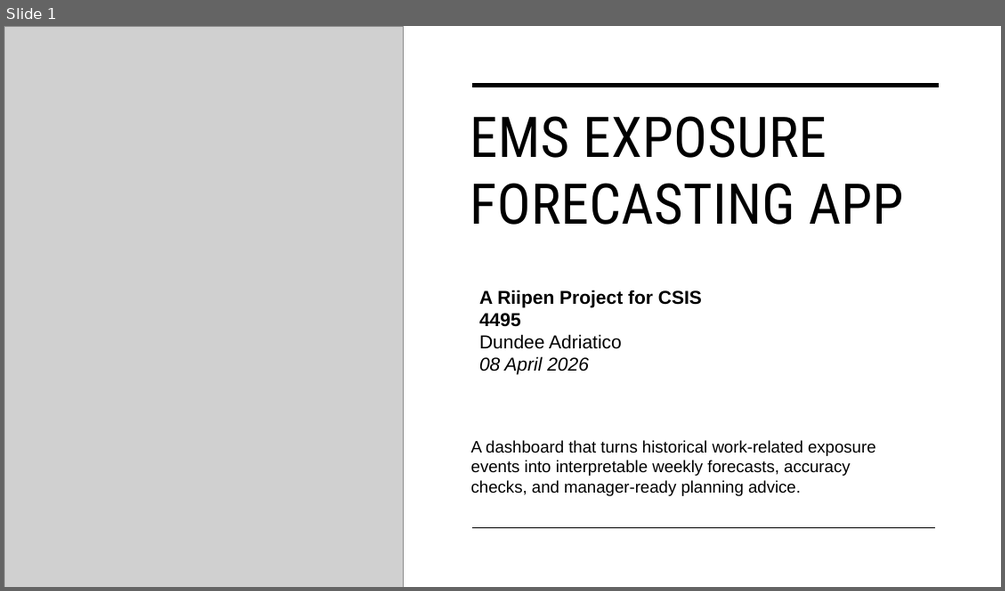
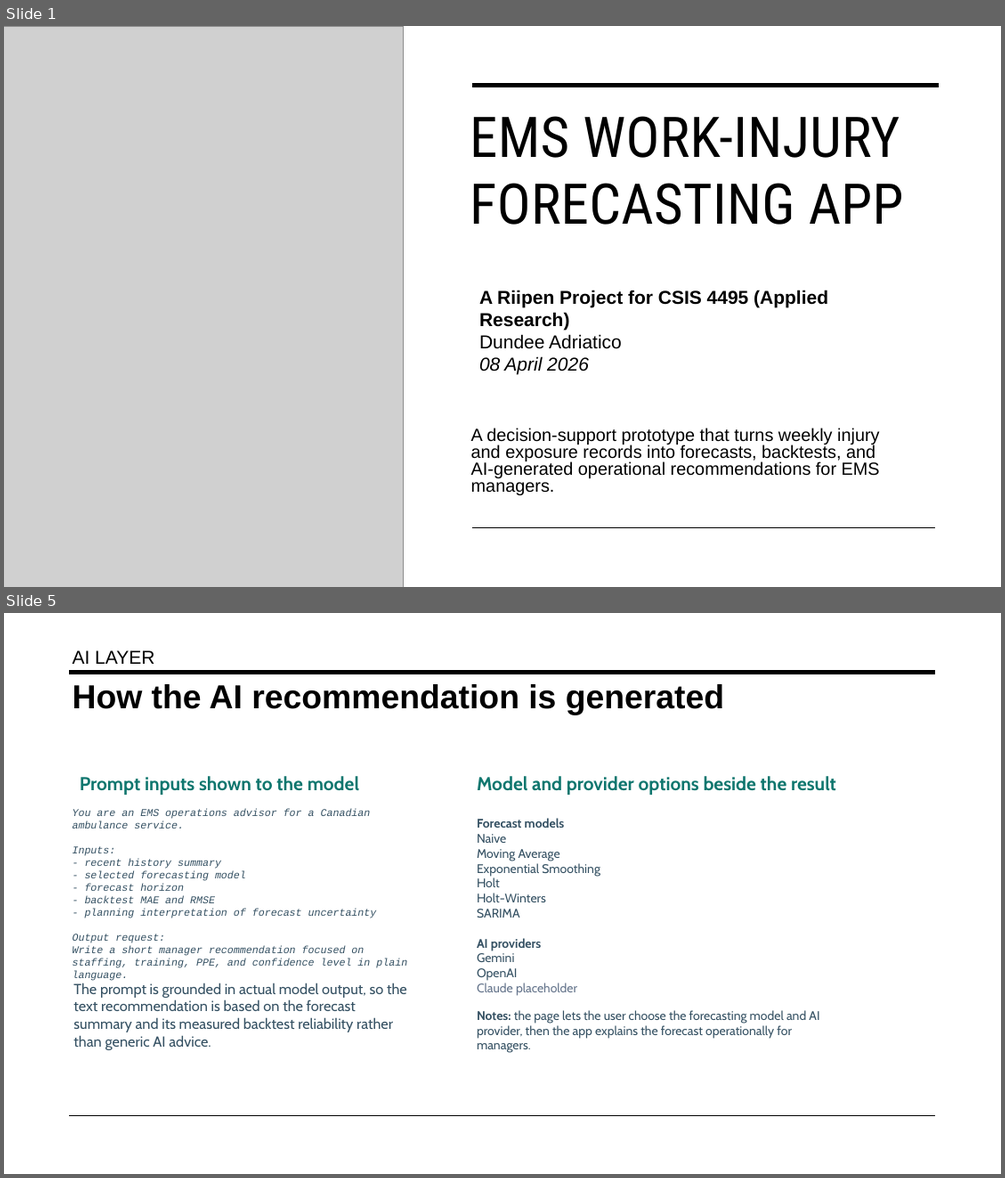
Before and after one commit to dondemici/W26_4495_S2_DundeeA, a slide deck: DocumentsAndReports/EMS Exposure Forecasting App Deck.pptx. Shown one above the other, each under a label of ours: slide 1 before the commit, slides 1 and 5 after it; the slides between them are not shown. The pictures are 1005x591 and 1005x1178 pixels, drawn with LibreOffice and Linux fonts; fonts in the diff are those of the drawing; grey boxes stand for pictures. Boxes give left, top, right and bottom in pixels: in the first picture for what was removed or moved away, otherwise in the second. Text is boxed around its words. In the diff, an @@ line names an element or a change of style, - is before the commit and + after.

```diff
--- a/DocumentsAndReports/EMS Exposure Forecasting App Deck.pptx
+++ b/DocumentsAndReports/EMS Exposure Forecasting App Deck.pptx
@@ slide 5 added at (4,613,1001,1174), background #FFFFFF @@
@@ text added at (73,650,154,664), 18 pt, text #000000 @@
+AI LAYER
@@ line added from (70, 672) to (936, 672), #000000 3.5 pt @@
@@ text added at (73,684,724,715), 32 pt, text #000000, bold @@
+How the AI recommendation is generated
@@ text added at (80,776,359,795), 18 pt, text #0F766E, bold @@
+Prompt inputs shown to the model
@@ text added at (477,776,836,795), 18 pt, text #0F766E, bold @@
+Model and provider options beside the result
@@ text added at (73,809,407,981), 10 pt, text #355163, italic @@
+You are an EMS operations advisor for a Canadian ambulance service.
+Inputs:
+- recent history summary
+- selected forecasting model
+- forecast horizon
+- backtest MAE and RMSE
+- planning interpretation of forecast uncertainty
+Output request:
+Write a short manager recommendation focused on staffing, training, PPE, and confidence level in plain language.
@@ text added at (477,818,819,1053), 12 pt, text #355163 @@
+Forecast models
+Naive
+Moving Average
+Exponential Smoothing
+Holt
+Holt-Winters
+SARIMA
+AI providers
+Gemini
+OpenAI
+Claude placeholder
+Notes: the page lets the user choose the forecasting model and AI provider, then the app explains the forecast operationally for managers.
@@ text added at (73,982,407,1050), 14 pt, text #355163 @@
+The prompt is grounded in actual model output, so the text recommendation is based on the forecast summary and its measured backtest reliability rather than generic AI advice.
@@ line added from (70, 1116) to (936, 1116), #000000 1 pt @@
@@ slide 1 changed as well @@
@@ picture added at (4,26,403,587) @@
@@ title at (469,116,904,224): text changed @@
-EMS EXPOSURE FORECASTING APP
+EMS WORK-INJURY FORECASTING APP
@@ text at (479,289,828,329): text changed @@
-A Riipen Project for CSIS 4495
+A Riipen Project for CSIS 4495 (Applied Research)
@@ subtitle at (471,427,880,495): text changed; size 16 to 17 pt @@
-A dashboard that turns historical work-related exposure events into interpretable weekly forecasts, accuracy checks, and manager-ready planning advice.
+A decision-support prototype that turns weekly injury and exposure records into forecasts, backtests, and AI-generated operational recommendations for EMS managers.
```
Also in this commit, not shown: 5 other slides added, 5 slides removed, 2 other files.
